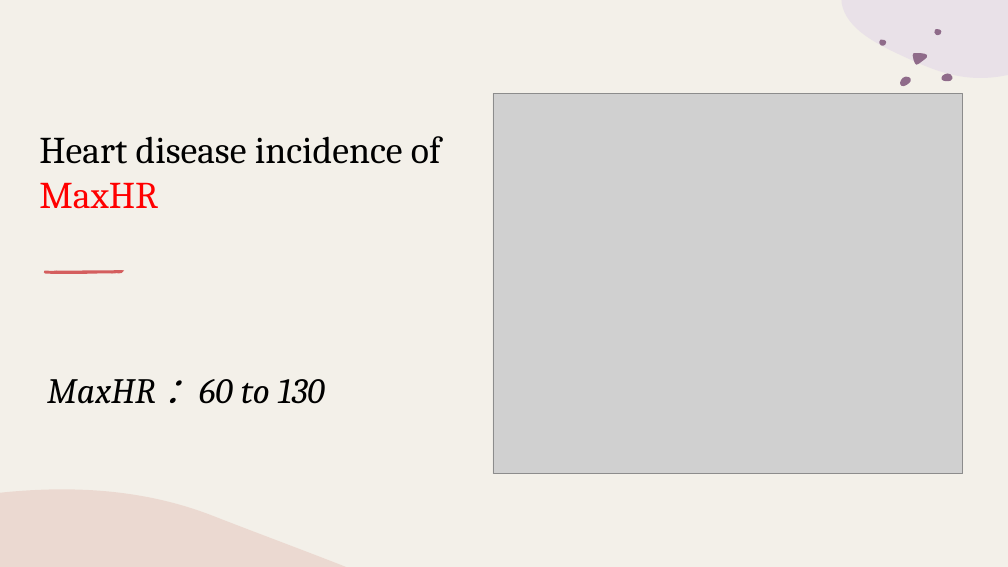
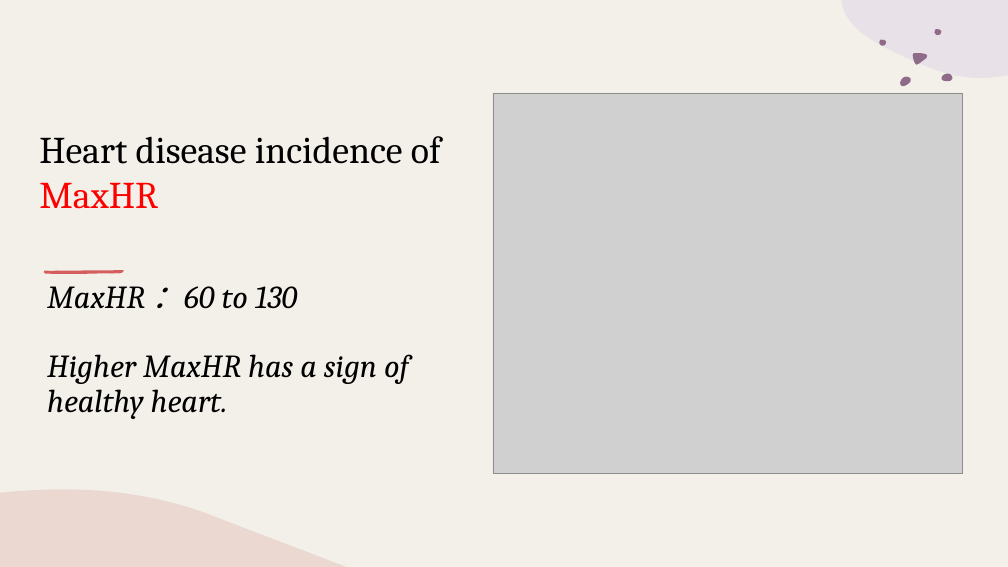
Before and after one commit to pingli10/part-2-project-5, a slide deck: slide 6 of Presentation1.pptx (slide 12 before the commit). Drawn at 1008x567 pixels with LibreOffice and Linux fonts; fonts in the diff are those of the drawing; grey boxes stand for pictures. Boxes give left, top, right and bottom in pixels: in the first picture for what was removed or moved away, otherwise in the second. Text is boxed around its words. In the diff, an @@ line names an element or a change of style, - is before the commit and + after.

```diff
--- a/Presentation1.pptx
+++ b/Presentation1.pptx
@@ title at (x1=47, y1=286, x2=409, y2=419): text changed; size 34 to 30.6 pt @@
-MaxHR ：60 to 130
+MaxHR ：60 to 130
+Higher MaxHR has a sign of healthy heart.
```
Also in this commit, not shown: 7 other slides changed, 9 slides removed.
